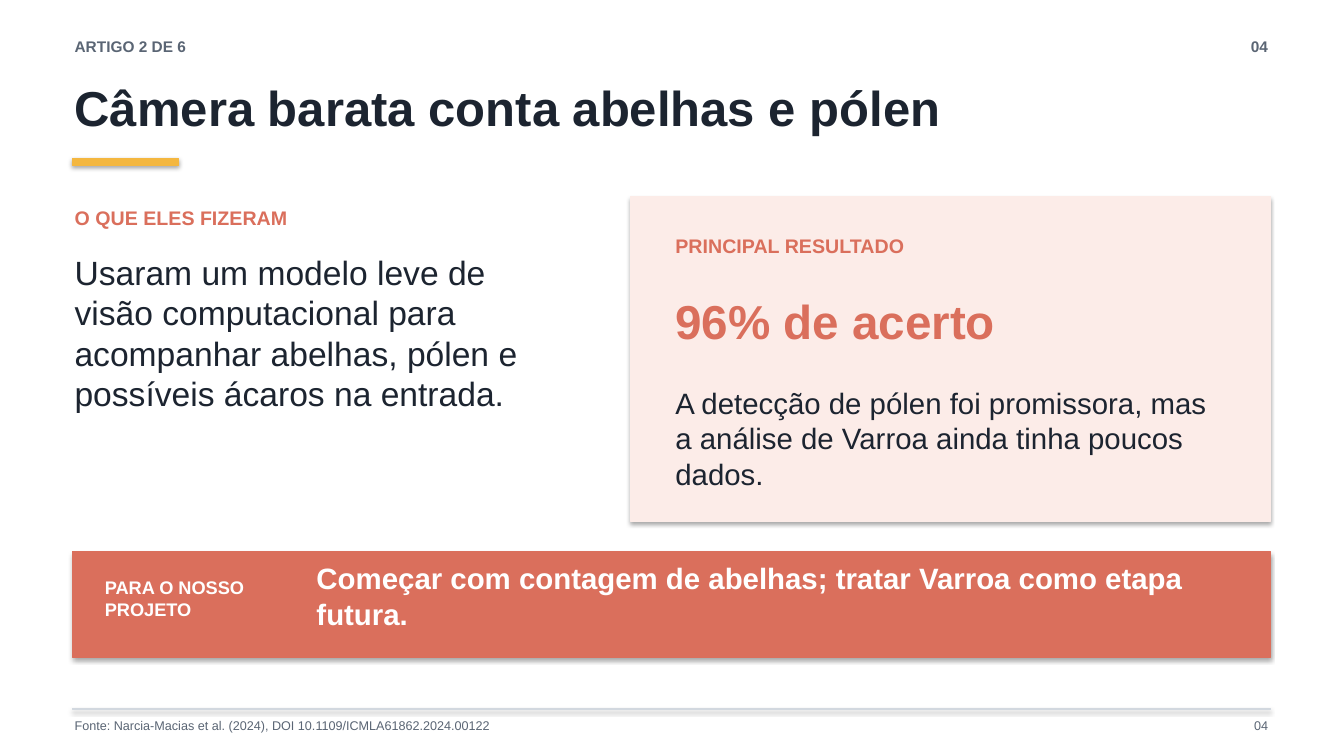
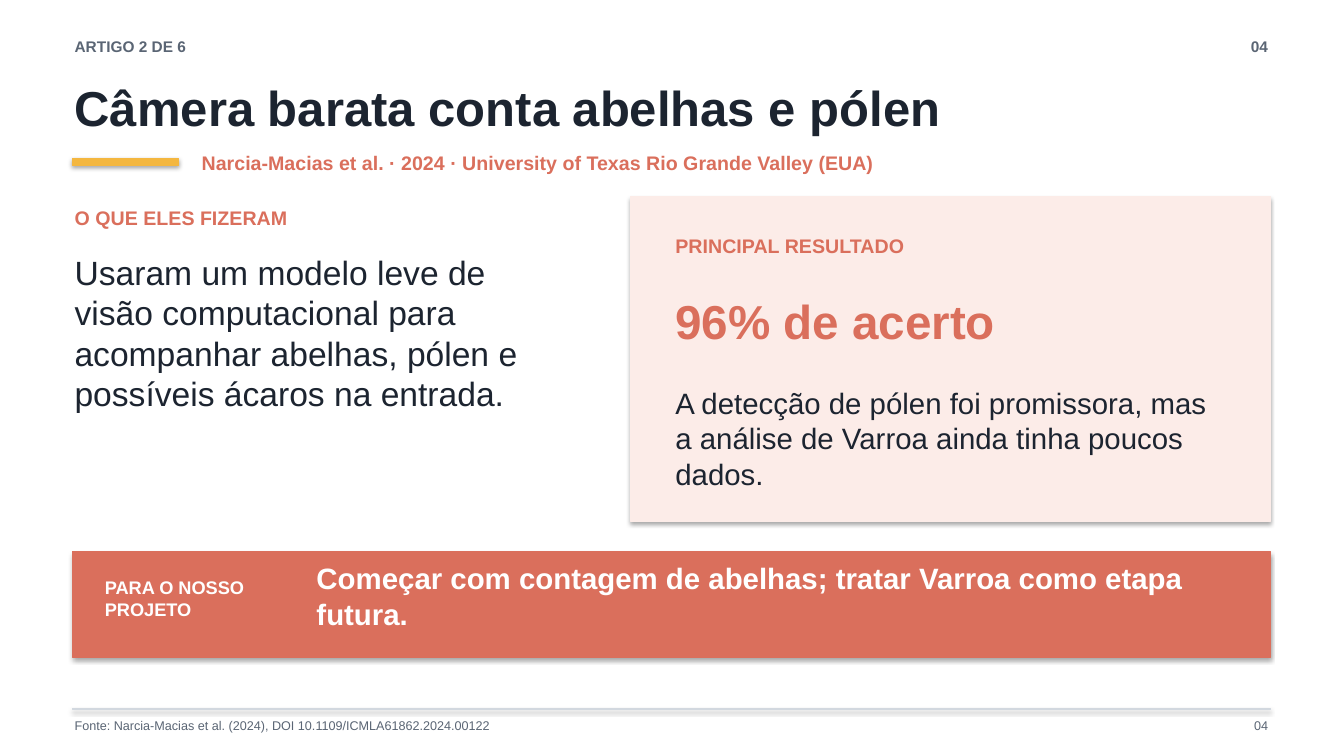
Before and after one commit to whirtex/embedded-system, a slide deck: slide 4 of beehive-monitoring/beehive-monitoring-ac4-slides-turma.pptx. Drawn at 1344x756 pixels with LibreOffice and Linux fonts; fonts in the diff are those of the drawing. Boxes give left, top, right and bottom in pixels: in the first picture for what was removed or moved away, otherwise in the second. Text is boxed around its words. In the diff, an @@ line names an element or a change of style, - is before the commit and + after.

```diff
--- a/beehive-monitoring/beehive-monitoring-ac4-slides-turma.pptx
+++ b/beehive-monitoring/beehive-monitoring-ac4-slides-turma.pptx
@@ text added at [202, 156, 873, 174], 14 pt, text #DA6F5C, bold @@
+Narcia-Macias et al. · 2024 · University of Texas Rio Grande Valley (EUA)
```
Also in this commit, not shown: 5 other slides changed.
